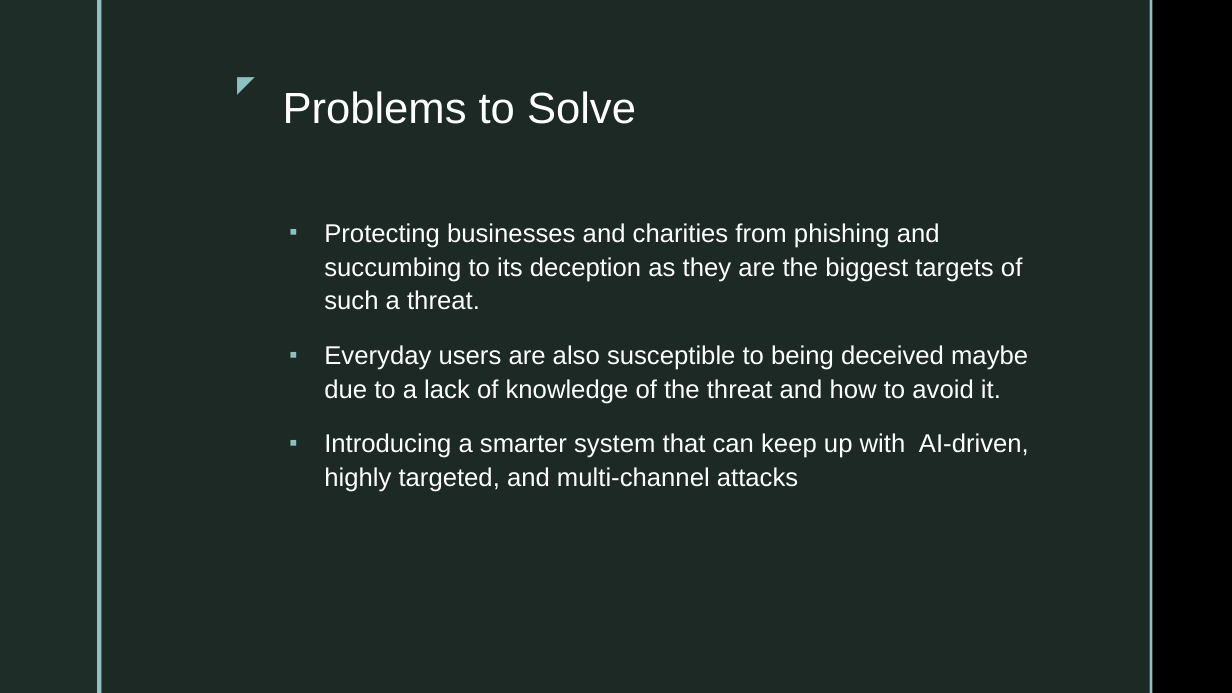
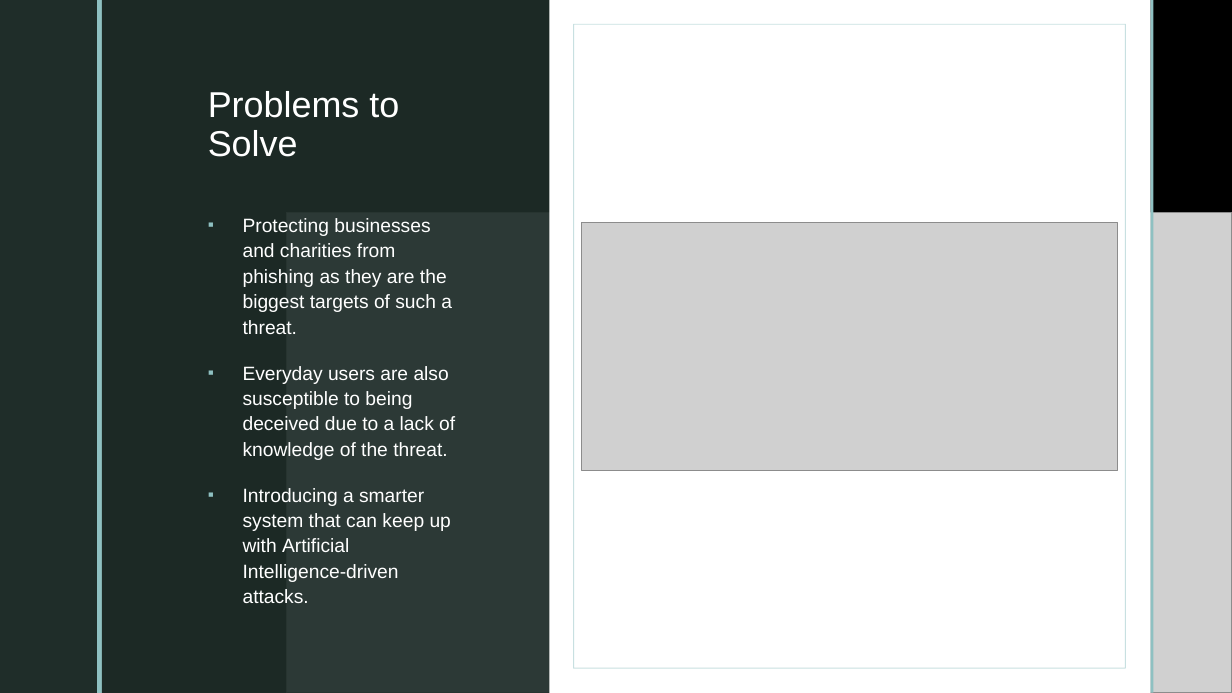
Before and after one commit to 0Meraj/My-Projects, a slide deck: slide 3 of Documents for the project/Presentation.pptx. Drawn at 1232x693 pixels with LibreOffice and Linux fonts; fonts in the diff are those of the drawing; grey boxes stand for pictures; background and template pictures are left out. Boxes give left, top, right and bottom in pixels: in the first picture for what was removed or moved away, otherwise in the second. Text is boxed around its words. In the diff, an @@ line names an element or a change of style, - is before the commit and + after.

```diff
--- a/Documents for the project/Presentation.pptx
+++ b/Documents for the project/Presentation.pptx
@@ rectangle added at <box>0,0,1232,693</box>, fill #000000 @@
@@ rectangle added at <box>102,0,1151,693</box>, fill #1F2D29 at 92% opacity @@
@@ rectangle added at <box>550,0,1152,693</box>, fill #FFFFFF @@
@@ rectangle added at <box>574,24,1126,668</box>, outline #BBD9DA 0.75 pt @@
@@ rectangle added at <box>1151,0,1153,693</box>, fill #8EC0C1 @@
@@ title "Problems to Solve": place and size @@
-title "Problems to Solve" at <box>283,91,636,124</box>
+title "Problems to Solve" at <box>208,91,399,157</box>
@@ title "Problems to Solve" at <box>208,91,399,157</box>: size 34 to 28 pt; alignment right to left @@
@@ text removed at <box>222,65,263,102</box> @@
-◤
@@ text at <box>243,218,455,603</box>: text changed; size 20 to 15 pt @@
-▪ Protecting businesses and charities from phishing and succumbing to its deception as they are the biggest targets of such a threat.
-▪ Everyday users are also susceptible to being deceived maybe due to a lack of knowledge of the threat and how to avoid it.
-▪ Introducing a smarter system that can keep up with AI-driven, highly targeted, and multi-channel attacks
+▪ Protecting businesses and charities from phishing as they are the biggest targets of such a threat.
+▪ Everyday users are also susceptible to being deceived due to a lack of knowledge of the threat.
+▪ Introducing a smarter system that can keep up with Artificial Intelligence-driven attacks.
@@ picture added at <box>287,213,1232,693</box> @@
@@ picture added at <box>581,223,1117,470</box> @@
```
Also in this commit, not shown: 12 other slides changed, 1 slide added, 14 other files.
